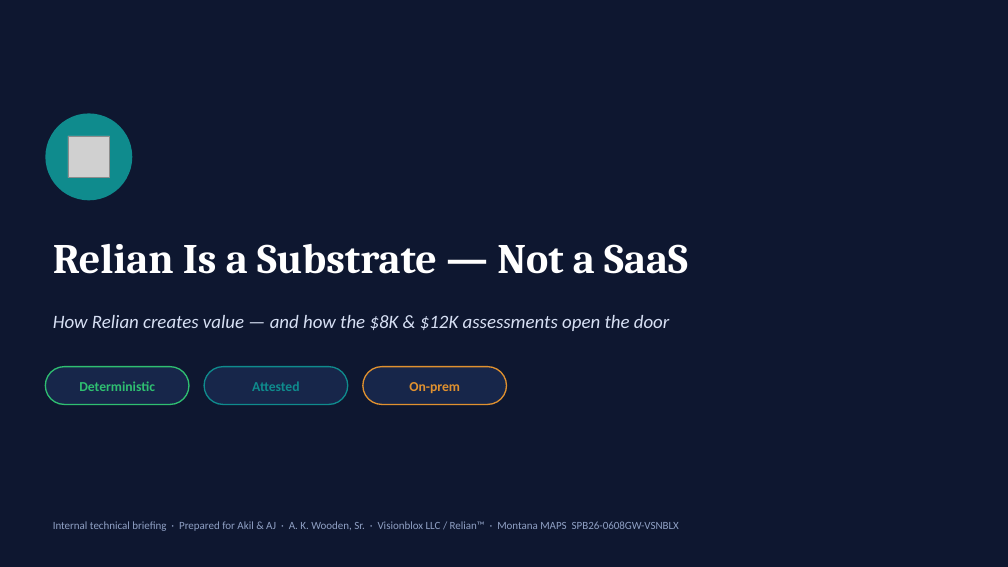
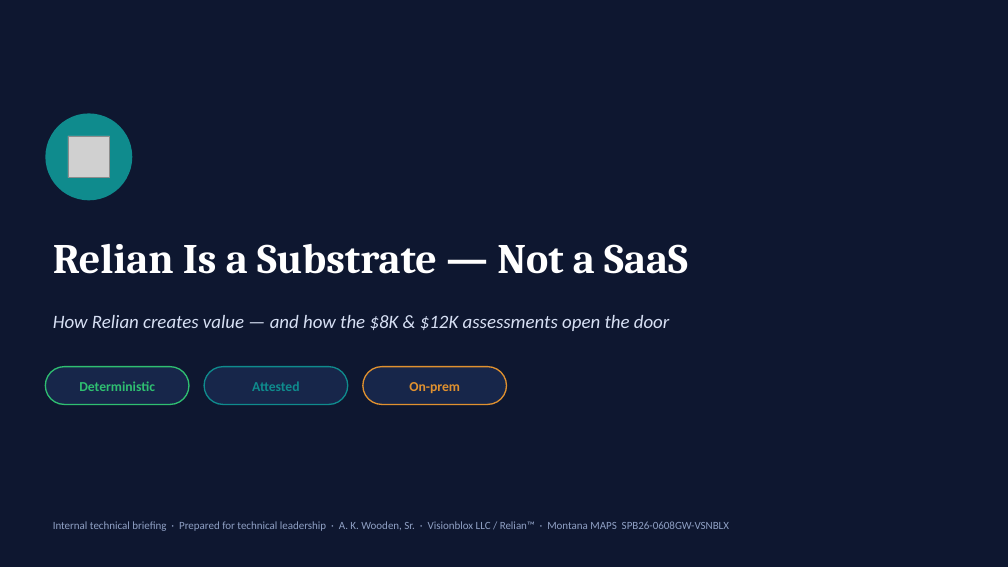
Before and after one commit to khaaliswooden-max/vblx, a slide deck: slide 1 of branded_docs/source/Relian_Substrate_Briefing.pptx. Drawn at 1008x567 pixels with LibreOffice and Linux fonts; fonts in the diff are those of the drawing; grey boxes stand for pictures. Boxes give left, top, right and bottom in pixels: in the first picture for what was removed or moved away, otherwise in the second. Text is boxed around its words. In the diff, an @@ line names an element or a change of style, - is before the commit and + after.

```diff
--- a/branded_docs/source/Relian_Substrate_Briefing.pptx
+++ b/branded_docs/source/Relian_Substrate_Briefing.pptx
@@ text at (53,521,729,531): text changed @@
-Internal technical briefing · Prepared for Akil & AJ · A. K. Wooden, Sr. · Visionblox LLC / Relian™ · Montana MAPS SPB26-0608GW-VSNBLX
+Internal technical briefing · Prepared for technical leadership · A. K. Wooden, Sr. · Visionblox LLC / Relian™ · Montana MAPS SPB26-0608GW-VSNBLX
```
Also in this commit, not shown: 1 other slide changed, 5 other files.
